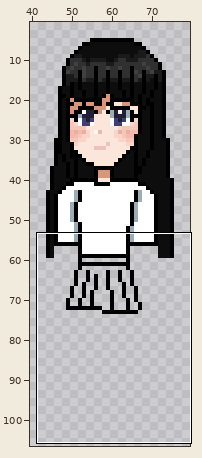
A pixel-art file gets an edit: anime/anime-8bit/new/painting-sandbox/sah2-sn.ase. Above, an overview of the earlier version with the close-up marked.
Close-up. Before the edit:
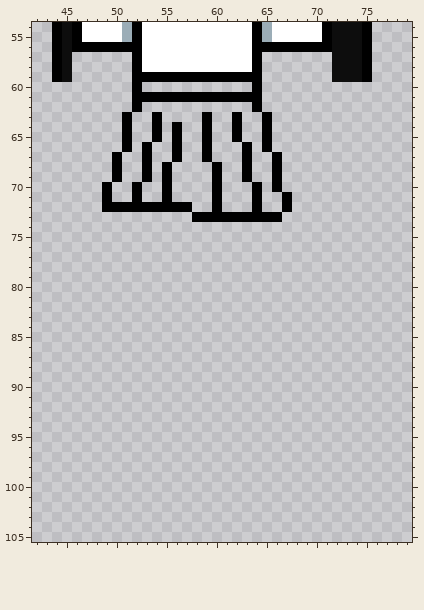
160x144 pixels, 1 frame. Colours within 5 levels of each other are drawn and written as one. Shown: x 42..79, y 54..105. The wide view leaves out empty margins.
And afterwards:
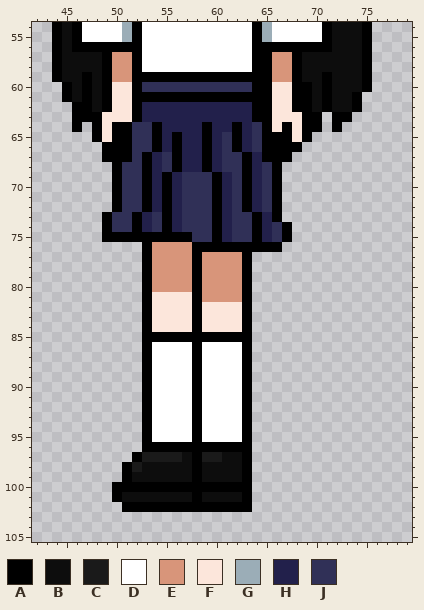
Palette (. is transparent): A #000000  B #0d0d0d  C #1a1a1a  D #ffffff  E #d8957a  F #fce6db  G #9badb7  H #22204b  J #303057
Edits made:
Changed rows in their new state; - is an unchanged pixel.
first column x 45:
 57 -BBBAEE-------------AEEABBB----
 58 -BBBAEE-------------AEEABBB----
 59 -BABAEE-------------AEEABBA----
 60 ABABAFF-JJJJJJJJJJJ-AFFAABABBBA
 61 ABABAFF-------------AFFAABABBA-
 62 -AABAFF-HHHHHHHHHHH-AFFAABABBA-
 63 -AAAFFFAHHHHHHHHHHHA-FFFAA-AA--
 64 -A-AFA-JJ-HHHH-HH-HJ-FAFAA-A---
 65 ---AFA-JJ-H-HH-HJ-HJ-AAFA------
 66 ----AA-JJAH-HH-HJAHJ-AAA-------
 67 ----A-AJ-HJ-HH-HJJ-HA-A--------
 68 ------JJ-HJAHHAHJJ-HJ----------
 69 ------JJ-H-HJJJ-HJ-HJ----------
 70 ----.AJJAH-HJJJ-HJAHJ----------
 71 ----.AJJAH-HJJJ-HJAHJA.--------
 72 ----.-JJ-H-HJJJ-HJAHJA.--------
 73 ----AJJAHJAHJJJ-HJJ-H----------
 74 ----AJJAHJAHJJJAHJJAHJA--------
 75 ----AAAAAAAAAJJAHJJAHJA--------
 76 --------AEEEEAAAAAAAAA---------
 77 --------AEEEEAEEEEA------------
 78 --------AEEEEAEEEEA------------
 79 --------AEEEEAEEEEA------------
 80 --------AEEEEAEEEEA------------
 81 --------AFFFFAEEEEA------------
 82 --------AFFFFAFFFFA------------
 83 --------AFFFFAFFFFA------------
 84 --------AFFFFAFFFFA------------
 85 --------AAAAAAAAAAA------------
 86 --------ADDDDADDDDA------------
 87 --------ADDDDADDDDA------------
 88 --------ADDDDADDDDA------------
 89 --------ADDDDADDDDA------------
 90 --------ADDDDADDDDA------------
 91 --------ADDDDADDDDA------------
 92 --------ADDDDADDDDA------------
 93 --------ADDDDADDDDA------------
 94 --------ADDDDADDDDA------------
 95 --------ADDDDADDDDA------------
 96 --------AAAAAAAAAAA------------
 97 -------ACCCCBACCBBA------------
 98 ------ACBBBBBABBBBA------------
 99 ------ABBBBBBABBBBA------------
100 -----AAAAAAAAAAAAAA------------
101 -----ABBBBBBBABBBBA------------
102 ------AAAAAAAAAAAAA------------
Pixel boxes of the changes (left, top, right, bottom) in both close-ups:
changed: (62, 52, 372, 512)
